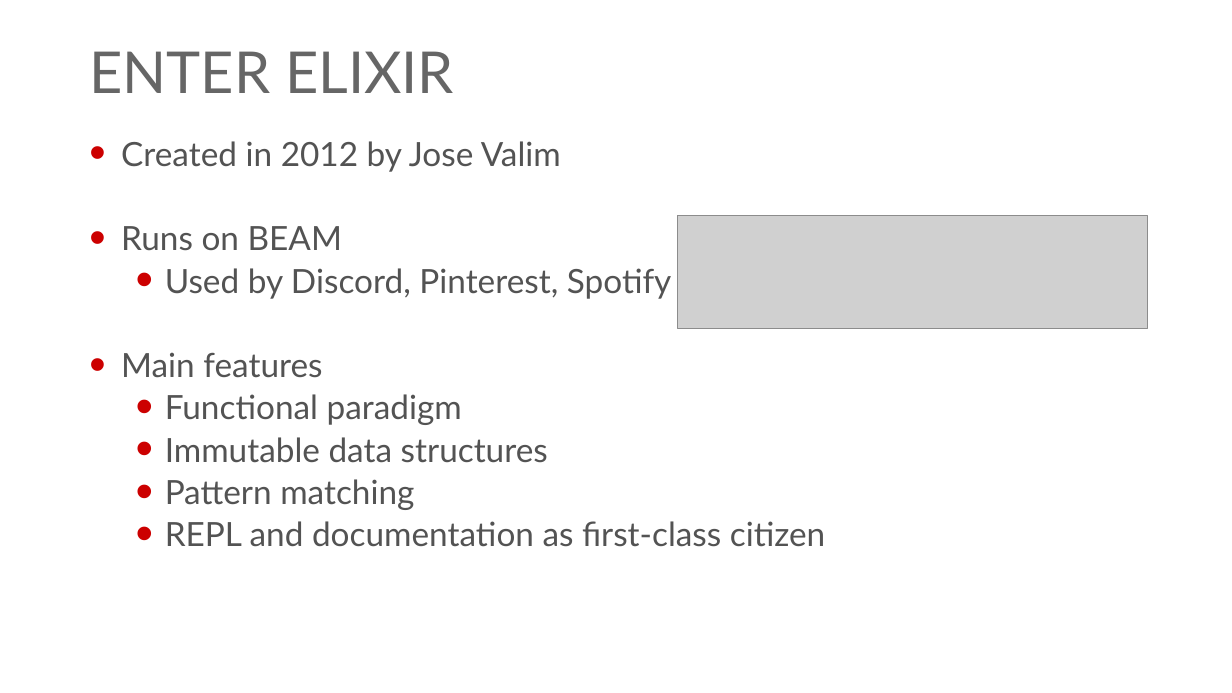
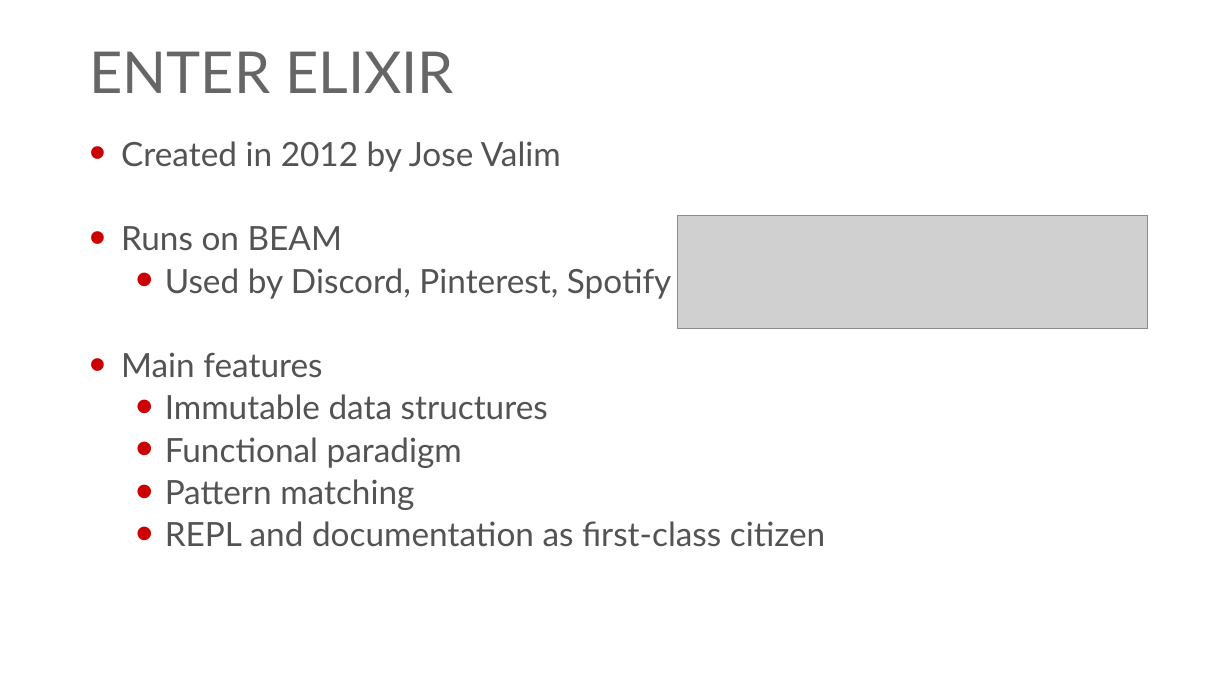
Before and after one commit to georgiyolovski/elixir-tech-talk, a slide deck: slide 10 of Elixir Tech Talk.pptx (slide 8 before the commit). Drawn at 1232x693 pixels with LibreOffice and Linux fonts; fonts in the diff are those of the drawing; grey boxes stand for pictures; background and template pictures are left out. Boxes give left, top, right and bottom in pixels: in the first picture for what was removed or moved away, otherwise in the second. Text is boxed around its words. In the diff, an @@ line names an element or a change of style, - is before the commit and + after.

```diff
--- a/Elixir Tech Talk.pptx
+++ b/Elixir Tech Talk.pptx
@@ text at (x1=165, y1=394, x2=548, y2=420): paragraph added @@
+  • Immutable data structures
@@ text at (x1=165, y1=437, x2=548, y2=463): paragraph removed @@
-  • Immutable data structures
```
Also in this commit, not shown: 5 other slides changed, 2 slides added.
